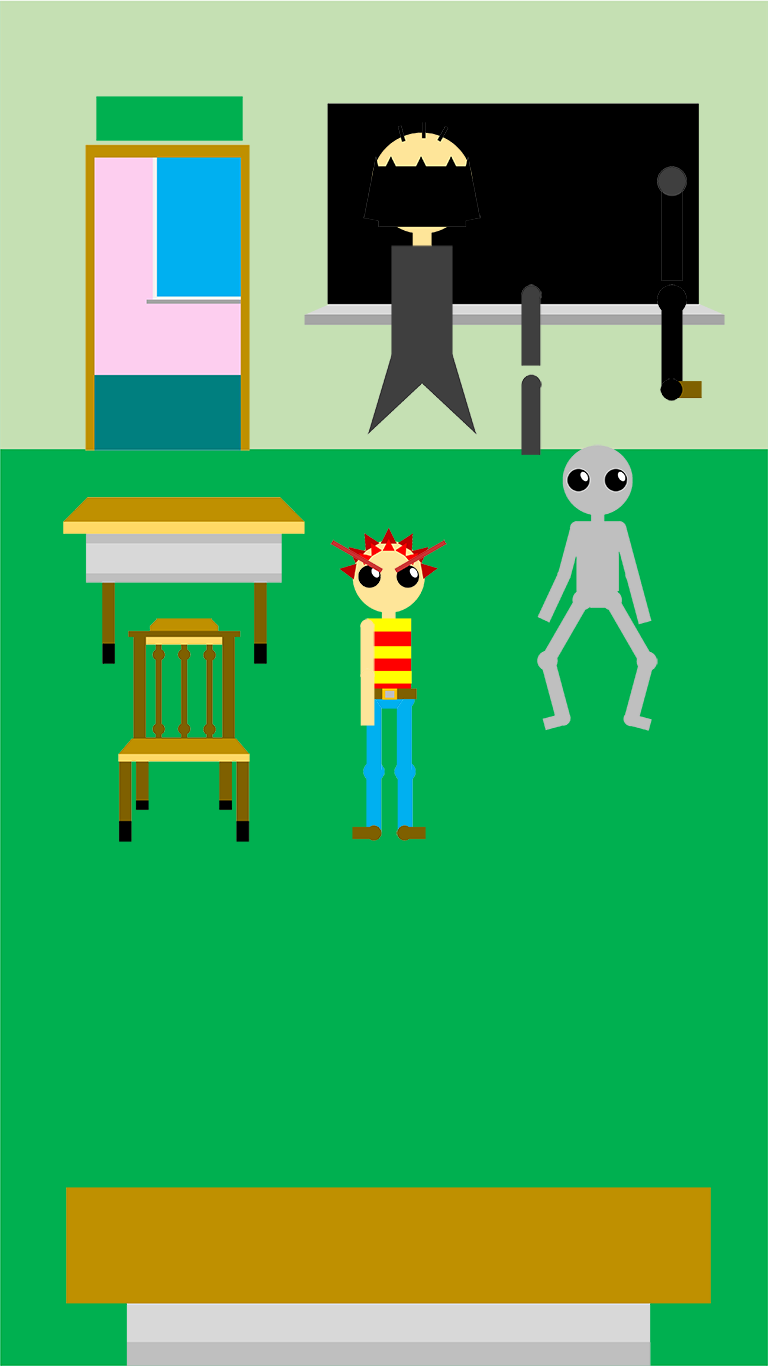
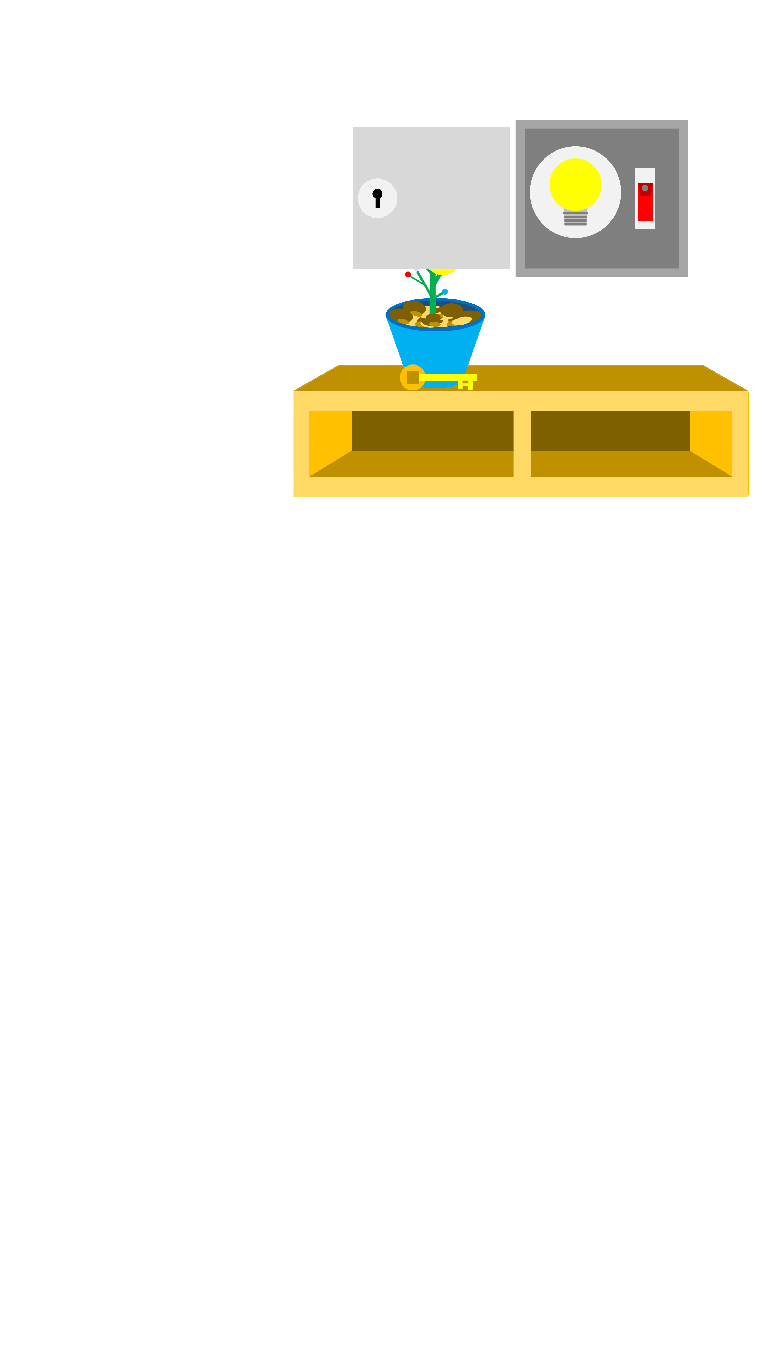
Two versions of the same layered image (768 x 1366). Layer-by-layer changes:
hid "图层 14" over <box>96,96,243,141</box>
added layer "图层 21" above "图层 20" over <box>638,183,653,221</box>
added layer "图层 20" above "图层 19" over <box>638,183,653,220</box>
added layer "图层 19" above "图层 18" over <box>352,126,510,269</box>
added layer "图层 18" above "图层 17" over <box>515,119,688,277</box>
added layer "图层 17" above "图层 16" over <box>399,364,477,390</box>
added layer "图层 16" above "图层 15" over <box>385,194,485,388</box>
added layer "图层 15" above "图层 13" over <box>293,365,749,497</box>
hid "图层 13" over <box>85,144,250,451</box>
hid "图层 11" over <box>66,1187,711,1366</box>
hid "图层 10" over <box>537,444,658,731</box>
hid "图层 9" over <box>118,618,250,842</box>
hid "图层 8" over <box>63,497,305,664</box>
hid group "teacher" (8 layers) over <box>363,122,702,455</box>
hid group "character1" (11 layers) over <box>330,527,447,841</box>
hid "图层 12" over <box>304,103,725,325</box>
hid "bg" over <box>0,0,768,1366</box>
